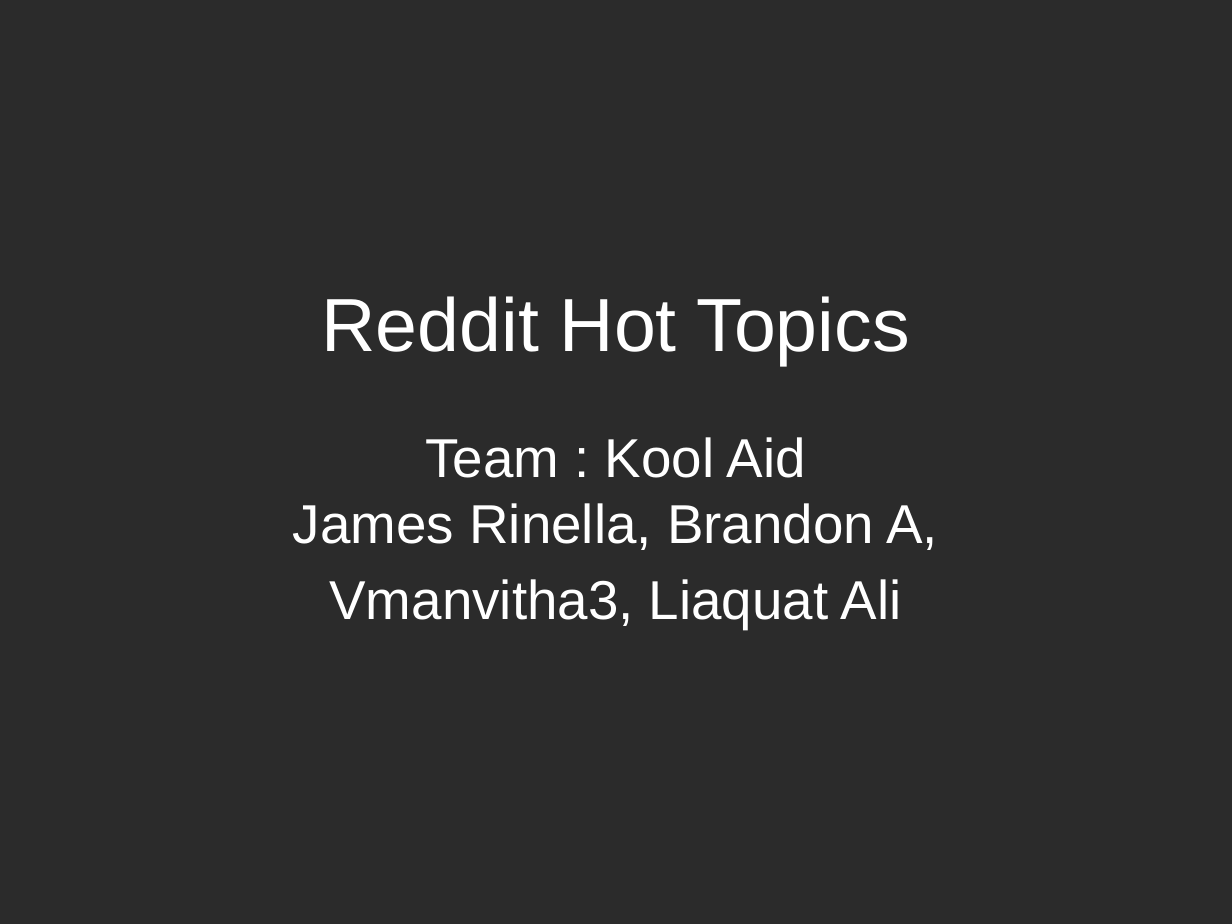
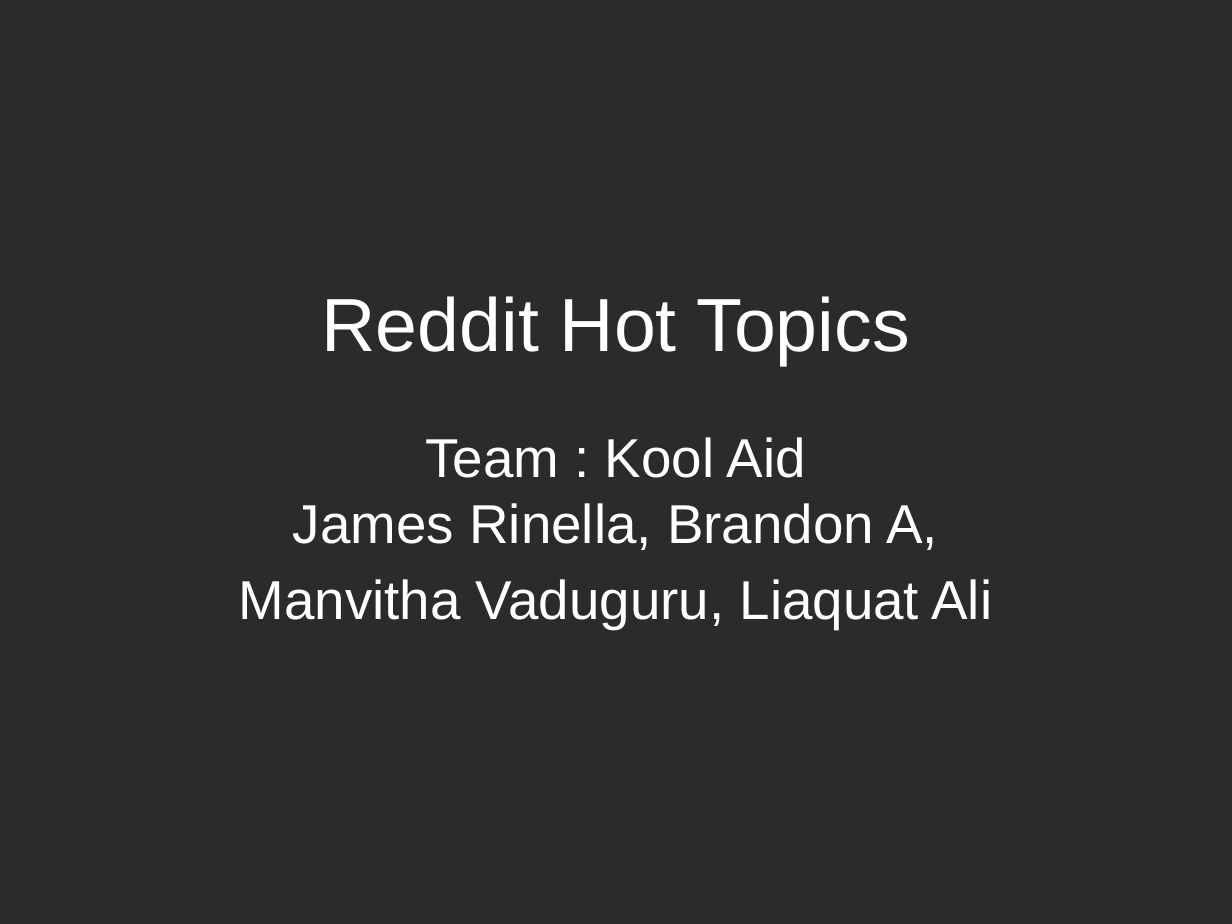
Before and after one commit to jarrm5/RedditTopics, a slide deck: slide 1 of UMKC Hackathon Kool Aid.pptx. Drawn at 1232x924 pixels with LibreOffice and Linux fonts; fonts in the diff are those of the drawing; background and template pictures are left out; a plain dark background stands for a picture behind light text. Boxes give left, top, right and bottom in pixels: in the first picture for what was removed or moved away, otherwise in the second. Text is boxed around its words. In the diff, an @@ line names an element or a change of style, - is before the commit and + after.

```diff
--- a/UMKC Hackathon Kool Aid.pptx
+++ b/UMKC Hackathon Kool Aid.pptx
@@ subtitle at [239,579,992,629]: text changed @@
-Vmanvitha3, Liaquat Ali
+Manvitha Vaduguru, Liaquat Ali
```
Also in this commit, not shown: 2 slides added, 1 slide removed, 2 other files.
